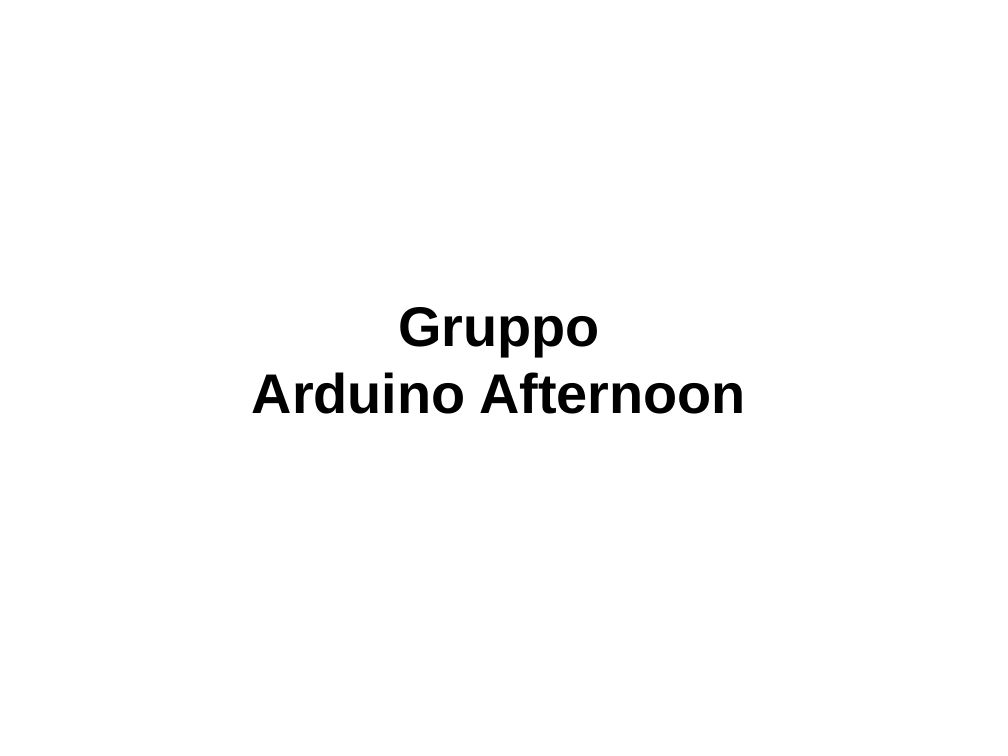
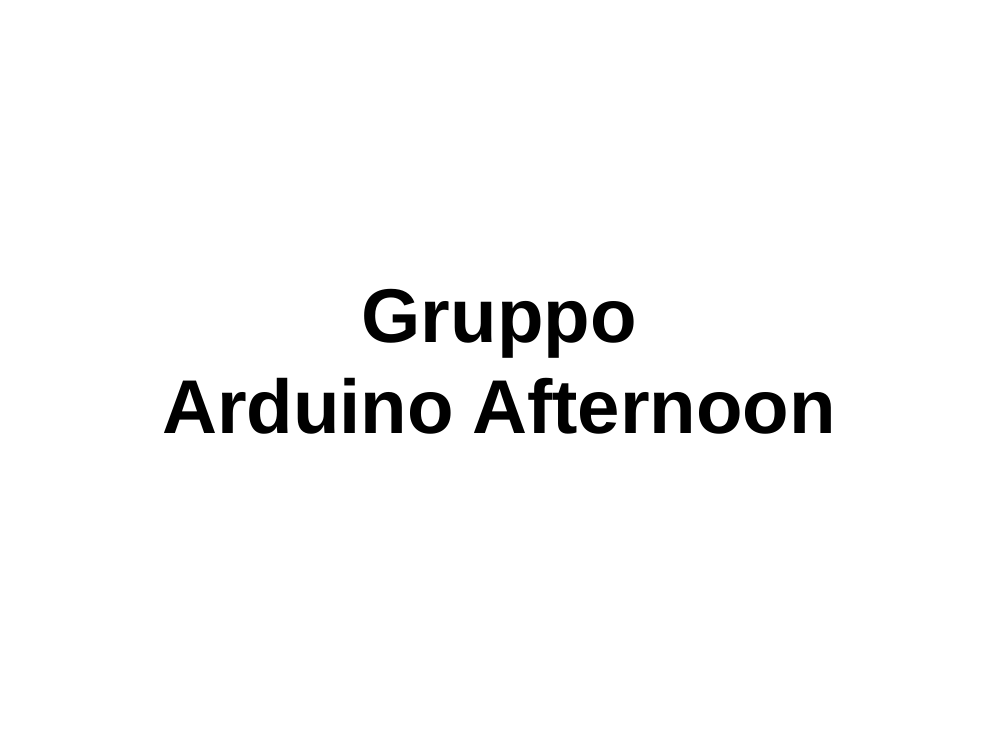
Before and after one commit to atrent/ArduAfternoon, a slide deck: slide 1 of GenuinoDay/PresentazioneArduinoAfteroon.odp. Drawn at 1008x756 pixels with LibreOffice and Linux fonts; fonts in the diff are those of the drawing; background and template pictures are left out. Boxes give left, top, right and bottom in pixels: in the first picture for what was removed or moved away, otherwise in the second. Text is boxed around its words. In the diff, an @@ line names an element or a change of style, - is before the commit and + after.

```diff
--- a/GenuinoDay/PresentazioneArduinoAfteroon.odp
+++ b/GenuinoDay/PresentazioneArduinoAfteroon.odp
@@ title "Gruppo Arduino Afternoon" at box(162, 288, 836, 434): size 44 to 60 pt @@
```
Also in this commit, not shown: 9 other slides changed.
